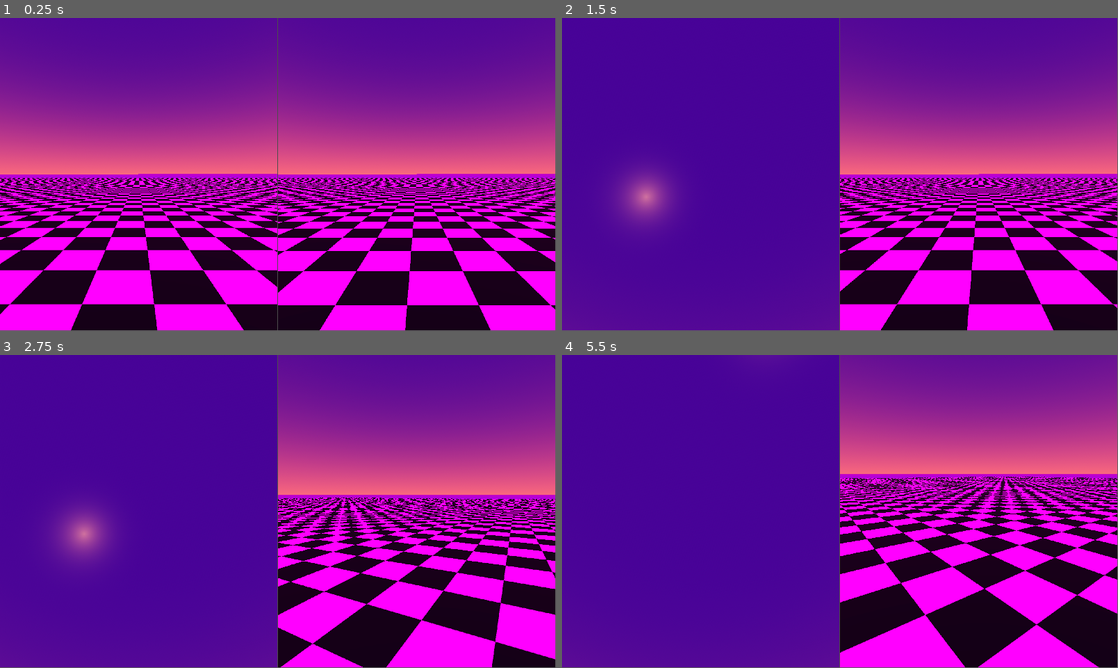
Above: before the commit, frames 1-4 (two rows, left to right).
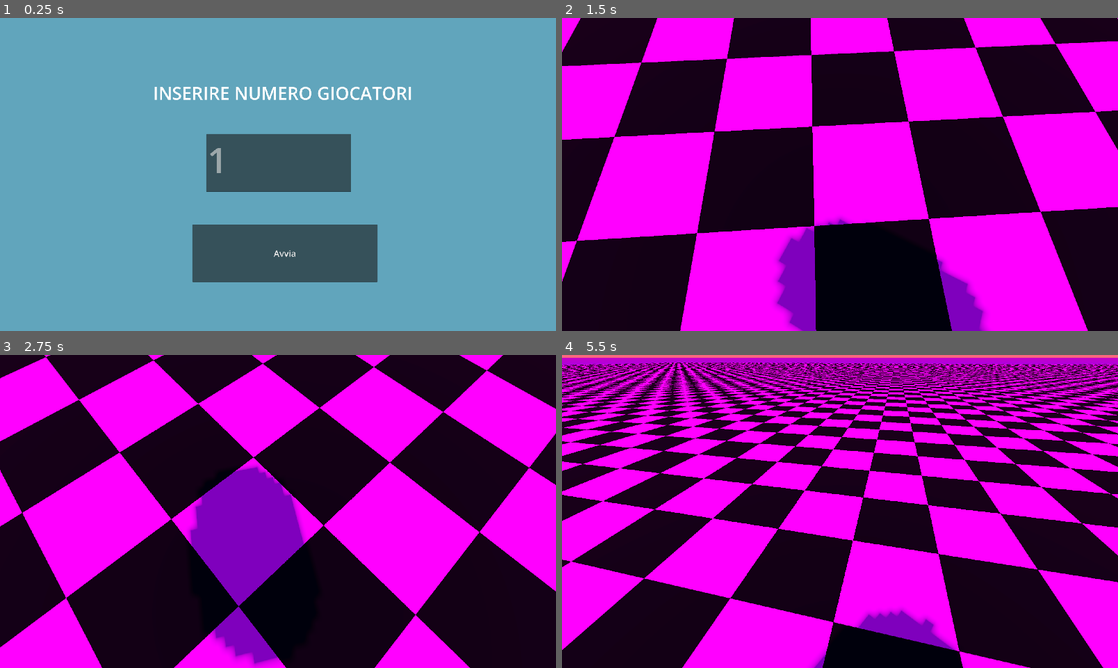
Above: after the commit, the same moments.

Repository: LoreB81/Thesis_VirtualConcert
Game: Godot game, scene res://localmpmenu.tscn
The game is run twice, just before and just after one commit, with the same random seed, the same clock (stepped at 60 frames per second) and the same inputs. Before the commit the project starts from res://baseplate.tscn.
Inputs (mouse positions are in pixels of both pictures, inside the frame that each line leads up to):
- Up to frame 1 (0.25 s): no input
- Up to frame 2 (1.5 s): click (845, 252) at 0.5 s, where only the run after the commit has a clickable "Avvia"; tap Enter at 1.25 s; move the mouse to (867, 171) at 1.27 s; hold W (mv_avanti) from 1.28 s (still down); hold Tab (az_switch) from 1.28 s (still down)
- Up to frame 3 (2.75 s): keep holding W (mv_avanti); move the mouse to (250, 511) at 2.02 s; release Tab (az_switch) at 2.03 s; tap E (az_inter) at 2.1 s; tap Tab (az_switch) at 2.3 s
- Up to frame 4 (5.5 s): keep holding W (mv_avanti); move the mouse to (851, 505) at 2.77 s; hold Shift (az_sprint) 2.78-3.53 s; tap Tab (az_switch) at 3.05, 3.6, 5.1 s; move the mouse to (834, 514) at 3.52 s; move the mouse to (878, 514) at 4.27 s; hold Tab (az_switch) 4.28-5.03 s; tap S (mv_dietro) at 4.35 s; move the mouse to (795, 508) at 5.02 s
In our replay, the window is 799x449 before the commit and 800x450 after it. These sizes can differ from the game's own. Grey fills any space a smaller window leaves; there, only what the larger window draws over its background counts as a difference.

The runs differ from the first frame. In frame 1, 100% of the frame differs, in the area x 0-100%, y 0-100%; in frame 2, 89%; in frame 3, 86%; in frame 4, 87%.

Commit message:
Aggiunta scelta di giocatori in multi

Diff:
--- a/Scripts/Player/Player.gd
+++ b/Scripts/Player/Player.gd
@@ -19,7 +19,6 @@
 @onready var is_sprinting = false
 @onready var is_reset = true
 @onready var modello = %Modello
-@onready var schand: PackedScene
 
 var interact_timeout=false
 
--- a/Scripts/baseplate.gd
+++ b/Scripts/baseplate.gd
@@ -1,13 +1,25 @@
 extends Node3D
 
 var index = 0
-var players:Array
+var players:Array[SubViewportContainer]
+var n_players
 func _ready() -> void:
+	# prende il count dei giocatori locali dall'autoload
+	n_players = PlayerCount.get_playercount()
+	players = [%MainSubViewPort]
+	# per ogni giocatore istanzia una schermata e la aggiunge alla grid box
+	for i in n_players-1:
+		var x = preload("res://playerview.tscn").instantiate()
+		x.add_position((i+1)*3)
+		%GridContainer.add_child(x)
+		players.append(x)
+	divide_screen(players)
+	#cattura il mouse
 	Input.mouse_mode = Input.MOUSE_MODE_CAPTURED
-	players = [%MainSubViewPort, %Playerview]
 	players[0].set_active(true)
 
 func _unhandled_input(event: InputEvent) -> void:
+	# serve per passare l'input che il mouse è stato mosso alla viewport corrispondente perché altrimenti non riceve l'input del mouse
 	if Input.mouse_mode == Input.MOUSE_MODE_CAPTURED and event is InputEventMouseMotion:
 		players[index].pass_input(event)
 	if event.is_action_pressed("az_switch"):
@@ -19,9 +31,25 @@
 	if event.is_action_pressed("ui_cancel"):
 		Input.mouse_mode = Input.MOUSE_MODE_VISIBLE
 
+# serve per imitare una lista circolare
 func index_next(index: int, array: Array)-> int:
 	if index < array.size()-1:
 		index+=1
 	else:
 		index = 0
 	return index
+
+# divide lo schermo in base a quanti giocatori sono presenti
+func divide_screen(players: Array[SubViewportContainer]):
+	var sqrtsize = sqrt(players.size())
+	var size
+	if sqrtsize == floor(sqrtsize):
+		size = sqrtsize
+	else:
+		size = floor(sqrtsize)+1
+	%GridContainer.columns = size
+	var nw = DisplayServer.window_get_size().x/ size
+	var nh = DisplayServer.window_get_size().y/ floor(sqrtsize)
+	for x in players:
+		x.width = nw
+		x.height = nh
--- a/Scripts/localmpmenu.gd
+++ b/Scripts/localmpmenu.gd
@@ -1,4 +1,15 @@
 extends Control
 
+var valid = true
+
 func _on_btnstart_pressed() -> void:
-	get_tree().change_scene_to_file("res://baseplate.tscn")
+	var text = %txt_players.text
+	if text =="":
+		valid = true
+	elif text.is_valid_int():
+		valid = true
+		PlayerCount.changecount(int(text))
+	else:
+		valid = false
+	if valid:
+		get_tree().change_scene_to_file("res://baseplate.tscn")
--- a/Scripts/player_count.gd
+++ b/Scripts/player_count.gd
@@ -7,5 +7,5 @@
 		playercount = num
 	else: playercount = 1
 
-func get_playercount():
-	playercount
+func get_playercount()->int:
+	return playercount
--- a/Scripts/playerview.gd
+++ b/Scripts/playerview.gd
@@ -15,3 +15,6 @@
 
 func pass_input(event: InputEvent):
 	%SubViewport.push_input(event)
+
+func add_position(z: int):
+	%Giocatore.position.z += z
--- a/baseplate.tscn
+++ b/baseplate.tscn
@@ -1,9 +1,8 @@
-[gd_scene load_steps=12 format=3 uid="uid://ch7wfnks6lhr5"]
+[gd_scene load_steps=11 format=3 uid="uid://ch7wfnks6lhr5"]
 
 [ext_resource type="Script" uid="uid://mvabuffvcrwn" path="res://Scripts/baseplate.gd" id="1_icd88"]
 [ext_resource type="PackedScene" uid="uid://rxciul80fix1" path="res://player.tscn" id="1_soyuy"]
 [ext_resource type="Script" uid="uid://b1gdlnbrvtmdg" path="res://Scripts/playerview.gd" id="2_2vqvh"]
-[ext_resource type="PackedScene" uid="uid://0mdpwk4h0kdj" path="res://playerview.tscn" id="2_4muuu"]
 
 [sub_resource type="PlaceholderTexture2D" id="PlaceholderTexture2D_soyuy"]
 
@@ -44,18 +43,16 @@
 anchor_bottom = 1.0
 grow_horizontal = 2
 grow_vertical = 2
-columns = 2
 
 [node name="MainSubViewPort" type="SubViewportContainer" parent="GridContainer"]
 unique_name_in_owner = true
 layout_mode = 2
 script = ExtResource("2_2vqvh")
-width = 960
 
 [node name="SubViewport" type="SubViewport" parent="GridContainer/MainSubViewPort"]
 unique_name_in_owner = true
 handle_input_locally = false
-size = Vector2i(960, 1080)
+size = Vector2i(1920, 1080)
 render_target_update_mode = 4
 
 [node name="Floor" type="MeshInstance3D" parent="GridContainer/MainSubViewPort/SubViewport"]
@@ -81,8 +78,3 @@
 transform = Transform3D(-0.866025, -0.433013, 0.25, 0, 0.5, 0.866025, -0.5, 0.75, -0.433013, 0, 0, 0)
 light_color = Color(0.693229, 0.352423, 0.490804, 1)
 shadow_enabled = true
-
-[node name="Playerview" parent="GridContainer" instance=ExtResource("2_4muuu")]
-unique_name_in_owner = true
-layout_mode = 2
-width = 960
--- a/localmpmenu.tscn
+++ b/localmpmenu.tscn
@@ -7,43 +7,56 @@
 anchors_preset = 15
 anchor_right = 1.0
 anchor_bottom = 1.0
+offset_bottom = 16.0
 grow_horizontal = 2
 grow_vertical = 2
 script = ExtResource("1_gsbft")
 
-[node name="Background" type="ColorRect" parent="."]
+[node name="SubViewportContainer" type="SubViewportContainer" parent="."]
 layout_mode = 0
 offset_right = 1920.0
 offset_bottom = 1088.0
+stretch = true
+
+[node name="SubViewport" type="SubViewport" parent="SubViewportContainer"]
+handle_input_locally = false
+size = Vector2i(1920, 1088)
+render_target_update_mode = 4
+
+[node name="Background" type="ColorRect" parent="SubViewportContainer/SubViewport"]
+anchors_preset = 15
+anchor_right = 1.0
+anchor_bottom = 1.0
+offset_bottom = -8.0
+grow_horizontal = 2
+grow_vertical = 2
 color = Color(0.380392, 0.647059, 0.737255, 1)
 
-[node name="btnstart" type="Button" parent="."]
+[node name="btnstart" type="Button" parent="SubViewportContainer/SubViewport"]
 unique_name_in_owner = true
-layout_mode = 0
-offset_left = 640.0
-offset_top = 768.0
-offset_right = 1280.0
-offset_bottom = 968.0
+offset_left = 664.0
+offset_top = 712.0
+offset_right = 1304.0
+offset_bottom = 912.0
 theme_override_font_sizes/font_size = 30
 text = "Avvia"
 
-[node name="TextEdit" type="TextEdit" parent="."]
-layout_mode = 0
+[node name="txt_players" type="TextEdit" parent="SubViewportContainer/SubViewport"]
+unique_name_in_owner = true
 offset_left = 712.0
-offset_top = 440.0
+offset_top = 400.0
 offset_right = 1212.0
-offset_bottom = 640.0
+offset_bottom = 600.0
 theme_override_font_sizes/font_size = 121
 placeholder_text = "1"
 
-[node name="Label" type="Label" parent="."]
-layout_mode = 0
-offset_left = 536.0
-offset_top = 288.0
-offset_right = 1433.0
-offset_bottom = 372.0
+[node name="Label" type="Label" parent="SubViewportContainer/SubViewport"]
+offset_left = 528.0
+offset_top = 216.0
+offset_right = 1425.0
+offset_bottom = 300.0
 theme_override_font_sizes/font_size = 61
 text = "INSERIRE NUMERO GIOCATORI"
 horizontal_alignment = 1
 
-[connection signal="pressed" from="btnstart" to="." method="_on_btnstart_pressed"]
+[connection signal="pressed" from="SubViewportContainer/SubViewport/btnstart" to="." method="_on_btnstart_pressed"]
--- a/project.godot
+++ b/project.godot
@@ -11,7 +11,7 @@
 [application]
 
 config/name="ThesisMusicTogether"
-run/main_scene="uid://ch7wfnks6lhr5"
+run/main_scene="uid://l6wxsy448eg2"
 config/features=PackedStringArray("4.4", "Forward Plus")
 config/icon="res://icon.svg"
 
@@ -23,7 +23,8 @@
 
 window/size/viewport_width=1920
 window/size/viewport_height=1080
-window/size/borderless=true
+window/stretch/mode="viewport"
+window/stretch/aspect="expand"
 
 [input]
 
